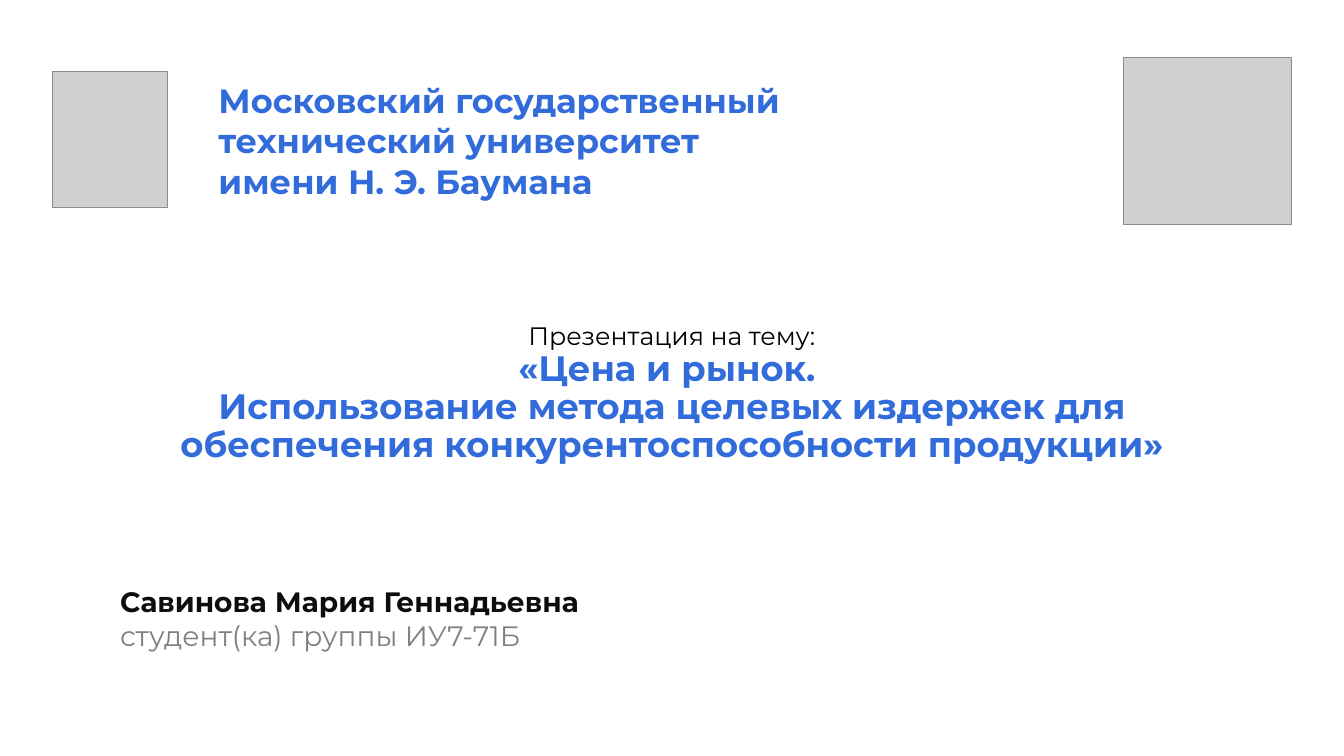
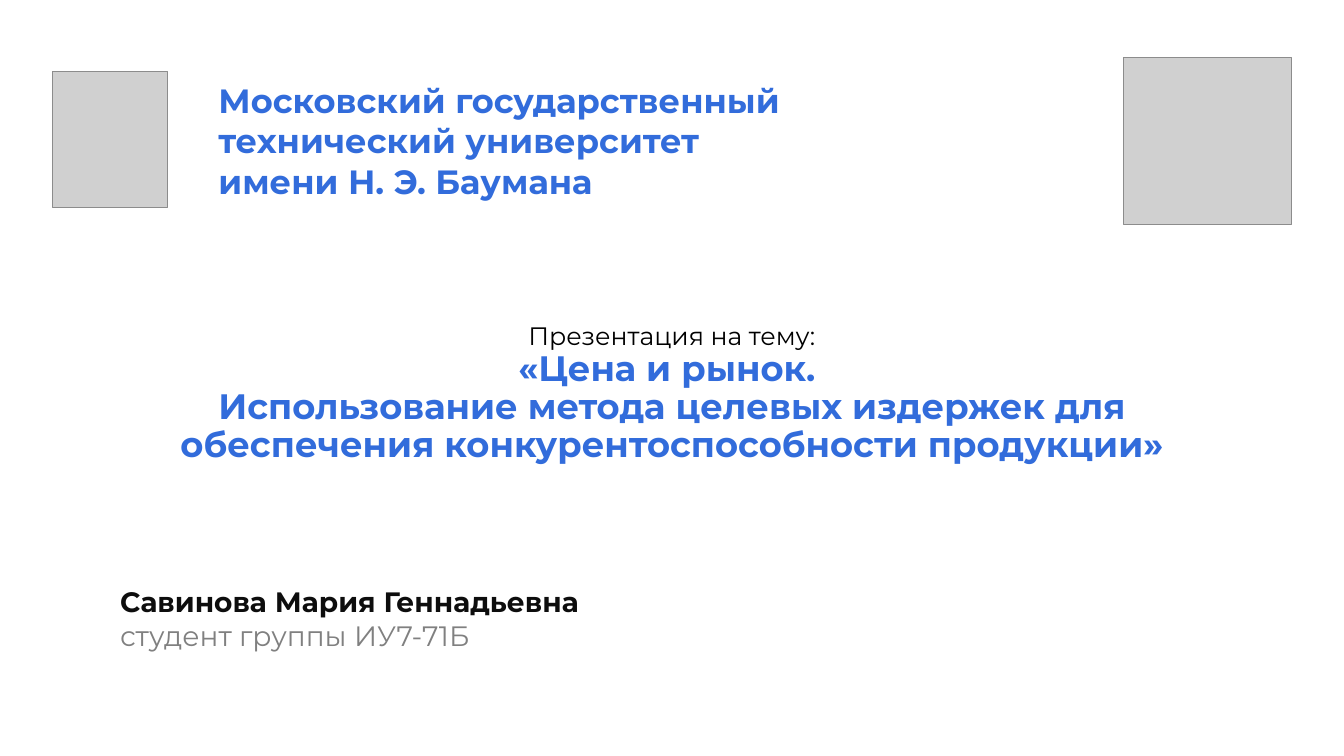
Before and after one commit to mshsvnv/Economics, a slide deck: slide 1 of module_02/pres.pptx. Drawn at 1344x756 pixels with LibreOffice and Linux fonts; fonts in the diff are those of the drawing; grey boxes stand for pictures. Boxes give left, top, right and bottom in pixels: in the first picture for what was removed or moved away, otherwise in the second. Text is boxed around its words. In the diff, an @@ line names an element or a change of style, - is before the commit and + after.

```diff
--- a/module_02/pres.pptx
+++ b/module_02/pres.pptx
@@ text at (120, 592, 579, 652): text changed @@
-Савинова Мария Геннадьевна
-студент(ка) группы ИУ7-71Б
+Савинова Мария Геннадьевна
+студент группы ИУ7-71Б
```
Also in this commit, not shown: 1 slide added, 7 other files.
